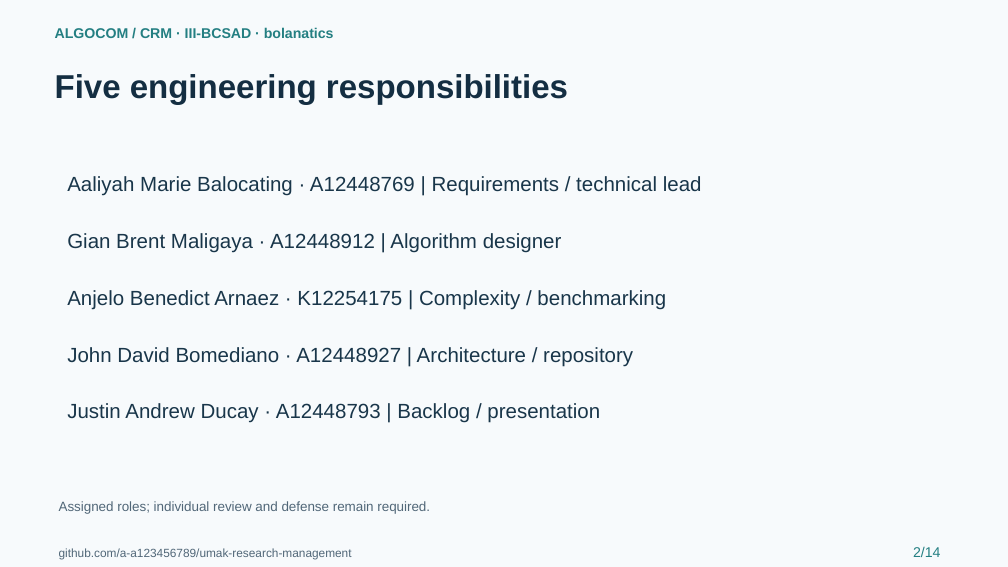
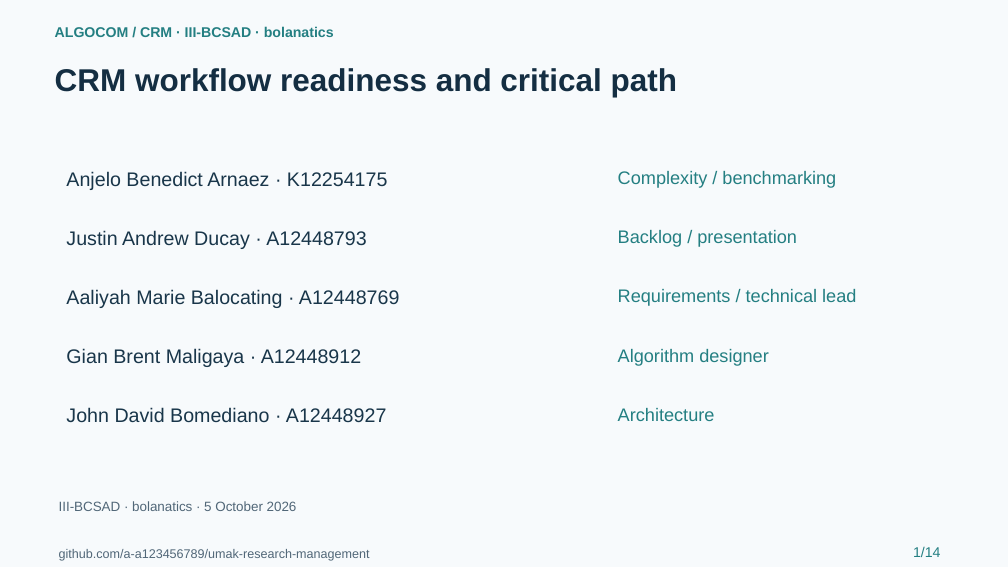
Before and after one commit to a-a123456789/umak-research-management, a slide deck: slide 1 of submissions/ALGOCOM_Defense.pptx (slide 2 before the commit). Drawn at 1008x567 pixels with LibreOffice and Linux fonts; fonts in the diff are those of the drawing. Boxes give left, top, right and bottom in pixels: in the first picture for what was removed or moved away, otherwise in the second. Text is boxed around its words. In the diff, an @@ line names an element or a change of style, - is before the commit and + after.

```diff
--- a/submissions/ALGOCOM_Defense.pptx
+++ b/submissions/ALGOCOM_Defense.pptx
@@ text removed at <box>55,74,568,104</box> @@
-Five engineering responsibilities
@@ text added at <box>55,68,677,97</box>, 30 pt, text #142E42, bold @@
+CRM workflow readiness and critical path
@@ text at <box>66,171,388,190</box>: text changed; size 19.5 to 18.8 pt @@
-Anjelo Benedict Arnaez · K12254175 | Complexity / benchmarking
+Anjelo Benedict Arnaez · K12254175
@@ text added at <box>618,171,836,188</box>, 17.2 pt, text #247F82 @@
+Complexity / benchmarking
@@ text at <box>66,230,367,249</box>: text changed; size 19.5 to 18.8 pt @@
-Justin Andrew Ducay · A12448793 | Backlog / presentation
+Justin Andrew Ducay · A12448793
@@ text added at <box>618,230,797,247</box>, 17.2 pt, text #247F82 @@
+Backlog / presentation
@@ text at <box>66,289,400,308</box>: text changed; size 19.5 to 18.8 pt @@
-Aaliyah Marie Balocating · A12448769 | Requirements / technical lead
+Aaliyah Marie Balocating · A12448769
@@ text added at <box>618,289,856,306</box>, 17.2 pt, text #247F82 @@
+Requirements / technical lead
@@ text at <box>66,348,362,367</box>: text changed; size 19.5 to 18.8 pt @@
-Gian Brent Maligaya · A12448912 | Algorithm designer
+Gian Brent Maligaya · A12448912
@@ text added at <box>618,349,768,366</box>, 17.2 pt, text #247F82 @@
+Algorithm designer
@@ text at <box>66,407,387,423</box>: text changed; size 19.5 to 18.8 pt @@
-John David Bomediano · A12448927 | Architecture / repository
+John David Bomediano · A12448927
@@ text added at <box>618,408,715,421</box>, 17.2 pt, text #247F82 @@
+Architecture
@@ text at <box>59,501,297,511</box>: text changed @@
-Assigned roles; individual review and defense remain required.
+III-BCSAD · bolanatics · 5 October 2026
@@ text "github.com/a-a123456789/umak-research-management" at <box>59,549,370,561</box>: size 11.2 to 12 pt @@
@@ text at <box>913,547,940,557</box>: text changed @@
-2/14
+1/14
```
Also in this commit, not shown: 10 other slides changed, 3 slides added, 3 slides removed, 47 other files.
